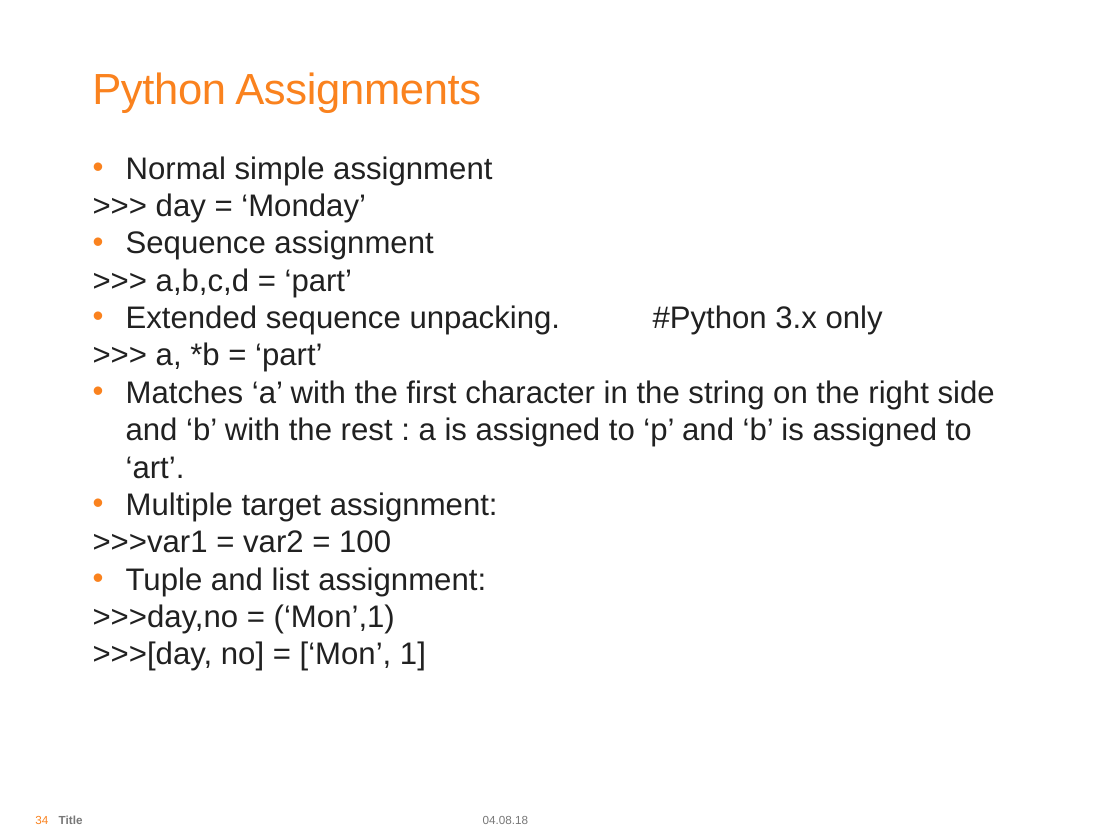
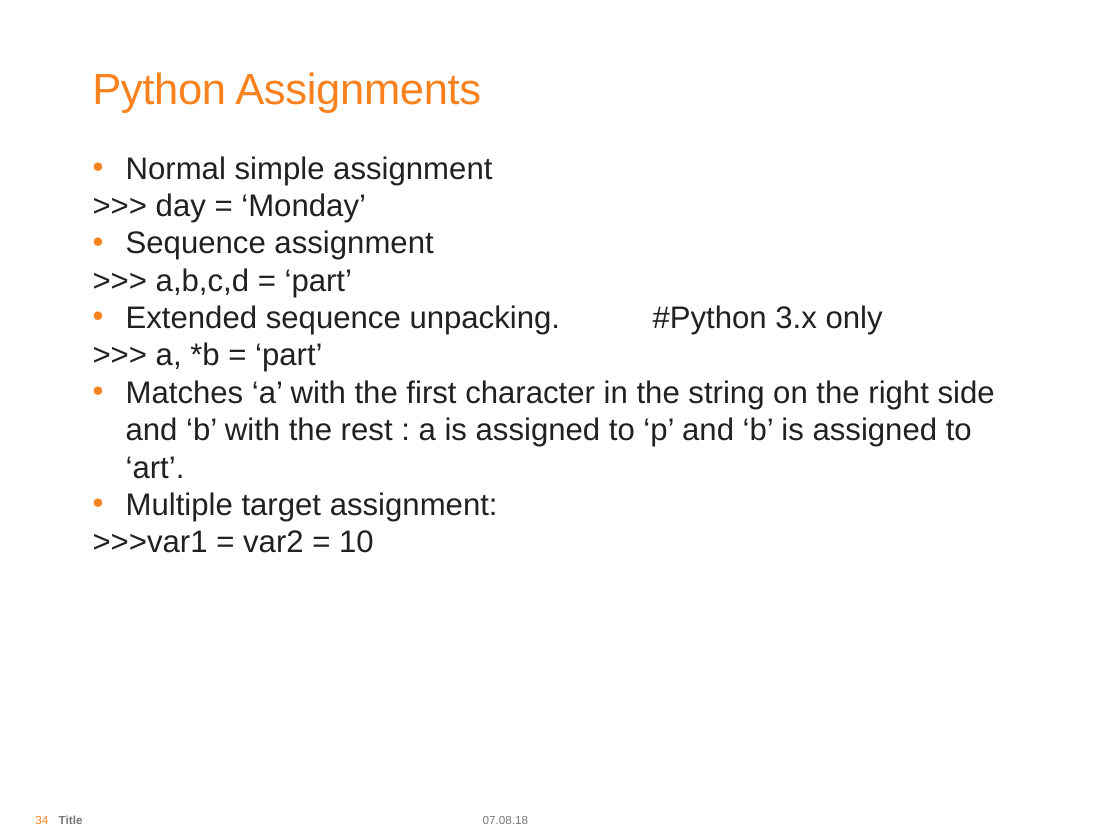
Before and after one commit to arjunrautela/Introduction-To-Python, a slide deck: slide 34 of PPT/Introduction To Python Day 1.pptx. Drawn at 1120x840 pixels with LibreOffice and Linux fonts; fonts in the diff are those of the drawing; background and template pictures are left out. Boxes give left, top, right and bottom in pixels: in the first picture for what was removed or moved away, otherwise in the second. Text is boxed around its words. In the diff, an @@ line names an element or a change of style, - is before the commit and + after.

```diff
--- a/PPT/Introduction To Python Day 1.pptx
+++ b/PPT/Introduction To Python Day 1.pptx
@@ text at box(93, 530, 374, 553): text changed @@
->>>var1 = var2 = 100
-• Tuple and list assignment:
->>>day,no = (‘Mon’,1)
->>>[day, no] = [‘Mon’, 1]
+>>>var1 = var2 = 10
@@ text at box(483, 816, 529, 824): text changed @@
-04.08.18
+07.08.18
```
Also in this commit, not shown: 58 other slides changed, 53 other files.
